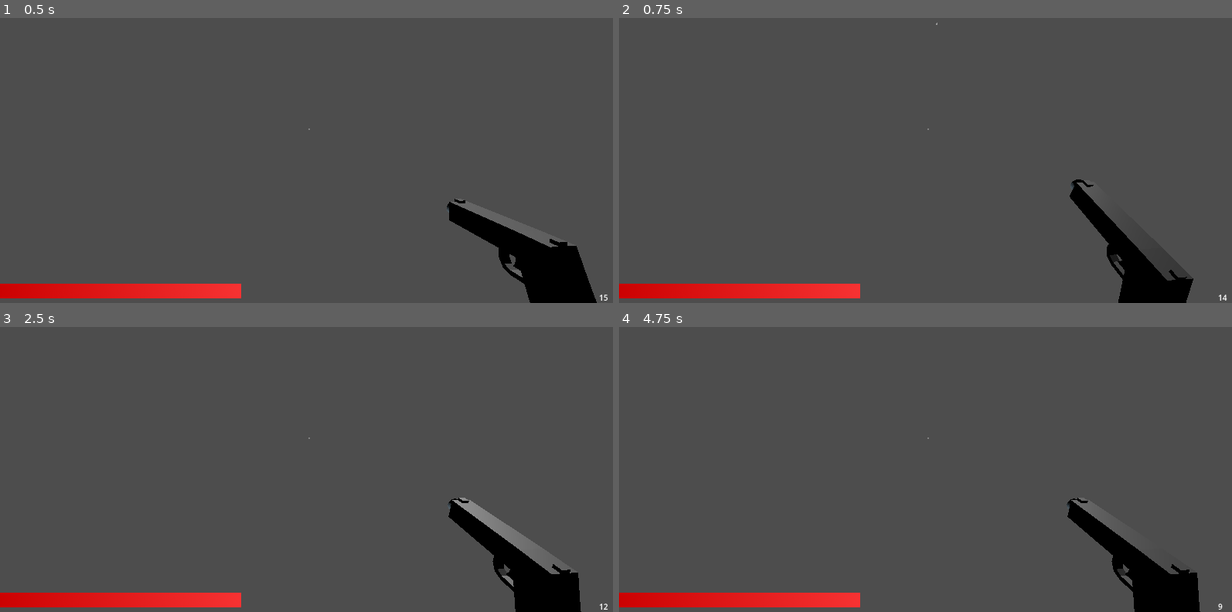
Above: before the commit, frames 1-4 (two rows, left to right).
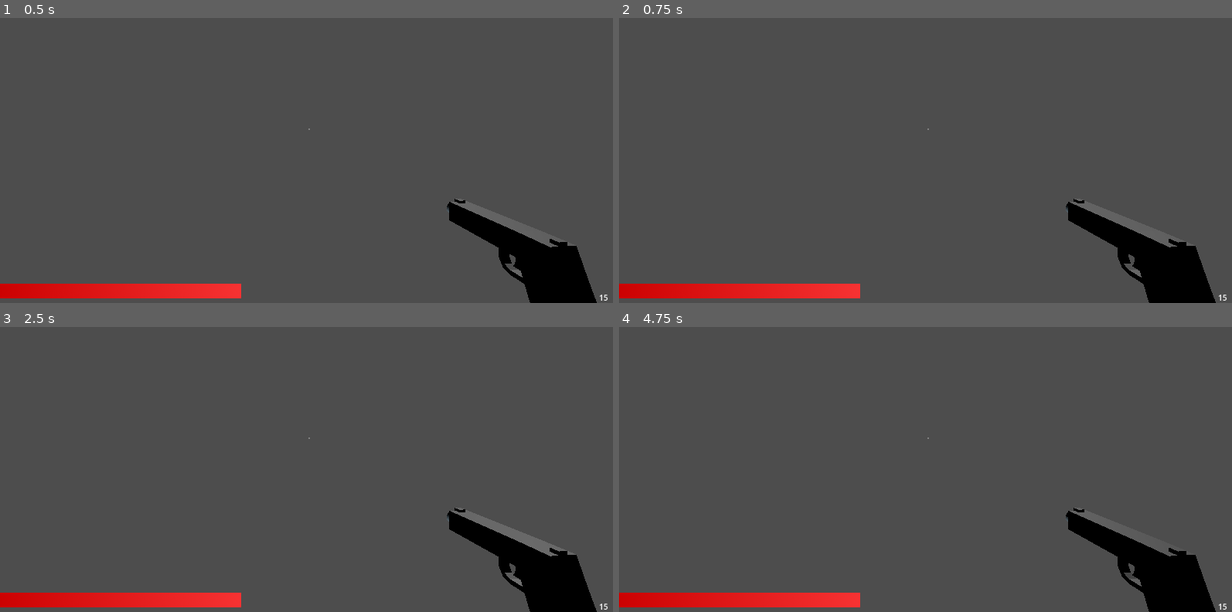
Above: after the commit, the same moments.

Repository: DrOtter3000/EscapeTheDingoDen
Game: Godot game, scene res://Levels/basic_level.tscn
The game is run twice, just before and just after one commit, with the same random seed, the same clock (stepped at 60 frames per second) and the same inputs. This scene is started directly instead of the project's main scene.
Inputs (mouse positions are in pixels of both pictures, inside the frame that each line leads up to):
- Up to frame 1 (0.5 s): no input
- Up to frame 2 (0.75 s): tap Enter at 0.5 s; move the mouse to (919, 134) at 0.52 s; hold W (forward) from 0.53 s (still down); click (919, 134) at 0.6 s
- Up to frame 3 (2.5 s): keep holding W (forward); tap Space (jump) at 0.77, 1.25, 1.52 s; move the mouse to (355, 441) at 1.27 s; click (355, 441) at 1.35 s; tap Enter at 2 s; move the mouse to (263, 435) at 2.02 s; tap F (flashlight) at 2.1 s; click (263, 435) at 2.3 s
- Up to frame 4 (4.75 s): move the mouse to (937, 438) at 2.77 s; release W (forward) at 2.78 s; hold A (left) 2.78-3.53 s; click (937, 438) at 2.85 s; tap Space (jump) at 3.02, 3.5, 3.77, 4.52 s; move the mouse to (907, 432) at 3.52 s; hold W (forward) from 3.53 s (still down); click (907, 432) at 3.6 s; tap Enter at 4.25 s; move the mouse to (962, 438) at 4.27 s; tap F (flashlight) at 4.35 s; click (962, 438) at 4.55 s

Frame 1 is identical in both runs. In frame 2, 2.8% of the frame differs, in the area x 51-100%, y 1-100%; in frame 3, 1.9%; in frame 4, 1.6%.
Error before the commit: Attempt to call function 'is_in_group' in base 'null instance' on a null instance. (res://Player/player.gd:105)

Commit message:
fix shoot void crash

Diff:
--- a/Player/player.gd
+++ b/Player/player.gd
@@ -94,7 +94,7 @@
 
 
 func shoot(body) -> void:
-	if weapon_ready and Gamestate.ammo["pistol_rounds"] > 0:
+	if weapon_ready and Gamestate.ammo["pistol_rounds"] > 0 and target != null:
 		get_tree().call_group("Weapons", "fire")
 		Gamestate.ammo["pistol_rounds"] -= 1
 		update_ammo_label()
